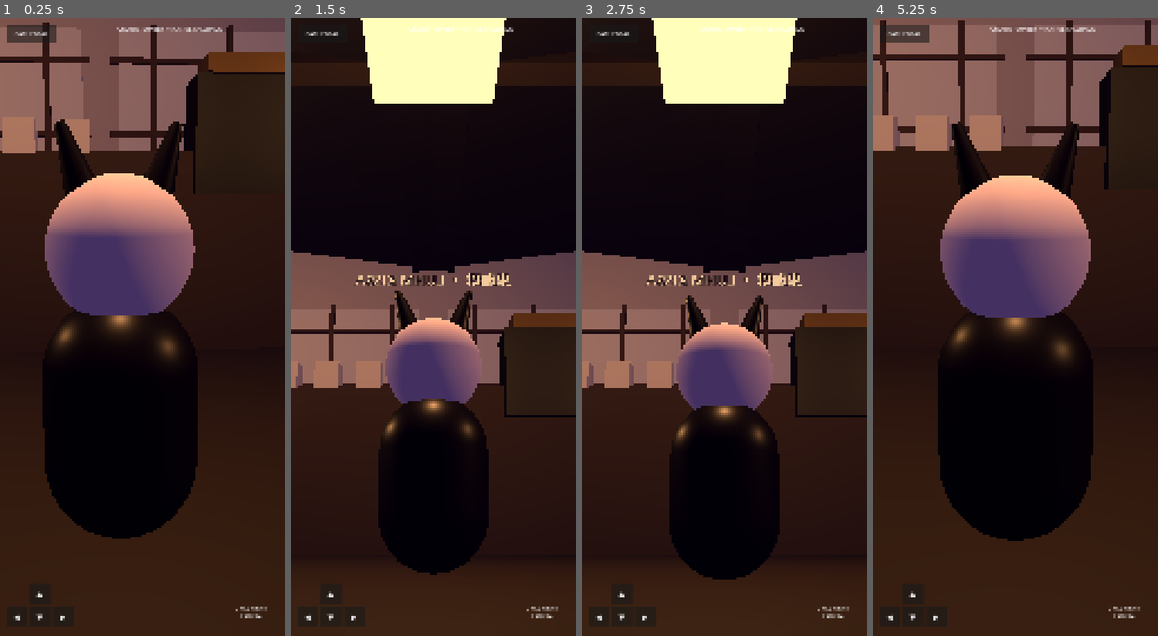
Above: before the commit, frames 1-4 (left to right).
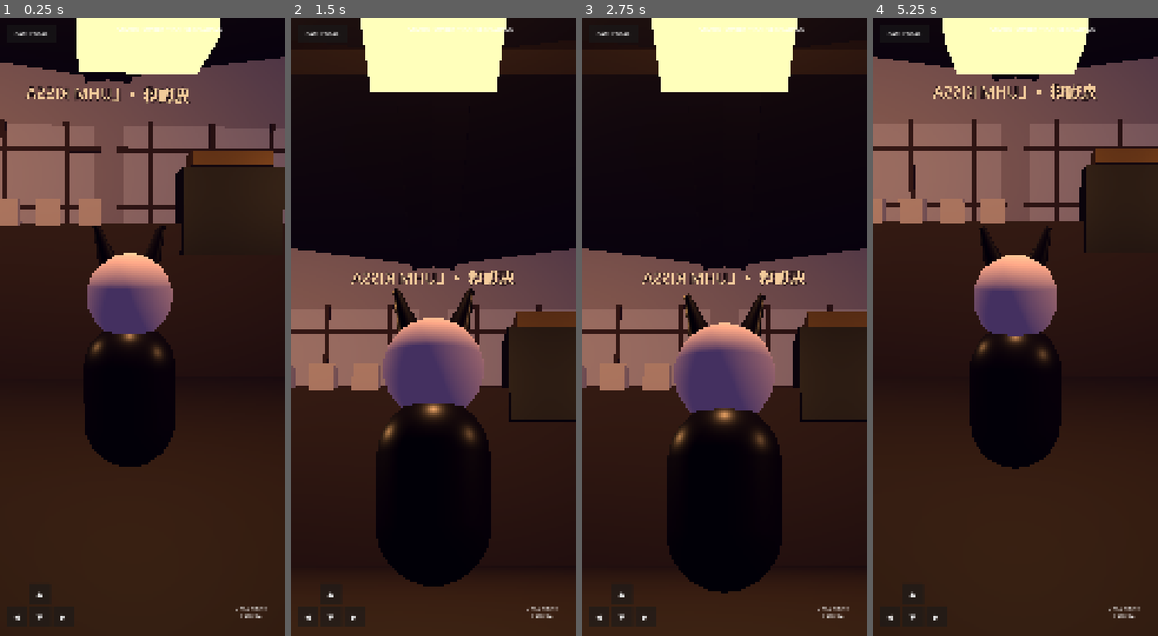
Above: after the commit, the same moments.

Repository: eggie-admin/LuHm-OS
Game: Godot game, scene res://scenes/Main.tscn
Same seed, same stepped clock (60 frames per second), same inputs: the game is played once before the commit and once after it.
Inputs (mouse positions are in pixels of both pictures, inside the frame that each line leads up to):
- Up to frame 1 (0.25 s): no input
- Up to frame 2 (1.5 s): move the mouse to (496, 296) at 0.52 s; hold Right (ui_right) 0.53-1.25 s; click (496, 296) at 0.67 s; drag from (376, 357) to (419, 450) at 1.27 s
- Up to frame 3 (2.75 s): move the mouse to (753, 191) at 2.02 s; hold Right (ui_right) from 2.03 s (still down)
- Up to frame 4 (5.25 s): release Right (ui_right) at 2.75 s; drag from (1001, 450) to (930, 234) at 2.77 s; move the mouse to (1101, 419) at 3.52 s; hold Left (ui_left) 3.53-4.25 s; click "CATHEDRAL" at 4.25 s; click "ENTER NEON RIVERWALK" at 5 s

The runs differ from the first frame. In frame 1, 43% of the frame differs, in the area x 0-100%, y 0-85%; in frame 2, 6.6%; in frame 3, 6.7%; in frame 4, 44%.

Commit message:
Move Lum opening camera outside kissaten geometry

Diff:
--- a/scripts/game/lumFocus.gd
+++ b/scripts/game/lumFocus.gd
@@ -1,17 +1,23 @@
 extends RefCounted
 
+const SAFE_SPRING_LENGTH := 4.0
+const SAFE_VERTICAL_FOV := 48.0
+const PLAYER_TO_LUM_Z := 1.35
+
 # Presentation-only module. Preserve the existing rig, world and input controller.
+# Keep the player proxy inside the kissaten, but place the actual camera outside the
+# front plane so Samsung cannot begin inside set geometry.
 static func apply(player: CharacterBody3D, lum: Node3D) -> void:
-    player.position = Vector3(lum.position.x, 1.15, lum.position.z - 1.35)
+    player.position = Vector3(lum.position.x, 1.15, lum.position.z - PLAYER_TO_LUM_Z)
     player.set("spawn_point", player.position)
     var yaw := player.get_node("CameraYaw") as Node3D
     var spring := player.get_node("CameraYaw/CameraPitch/SpringArm3D") as SpringArm3D
     var camera := spring.get_node("Camera3D") as Camera3D
     yaw.position.y = 0.45
-    spring.spring_length = 1.60
+    spring.spring_length = SAFE_SPRING_LENGTH
     # Exclude the controller's own capsule, retaining world collision.
     spring.add_excluded_object(player.get_rid())
     camera.keep_aspect = Camera3D.KEEP_HEIGHT
-    camera.fov = 50.0
-    player.call("set_camera_home", PI, -0.20, spring.spring_length)
-    print("LUM_FOCUS_APPLIED vertical_fov=50 distance=2.95")
+    camera.fov = SAFE_VERTICAL_FOV
+    player.call("set_camera_home", PI, -0.12, spring.spring_length)
+    print("LUM_FOCUS_APPLIED vertical_fov=%.1f spring=%.2f" % [SAFE_VERTICAL_FOV, SAFE_SPRING_LENGTH])
